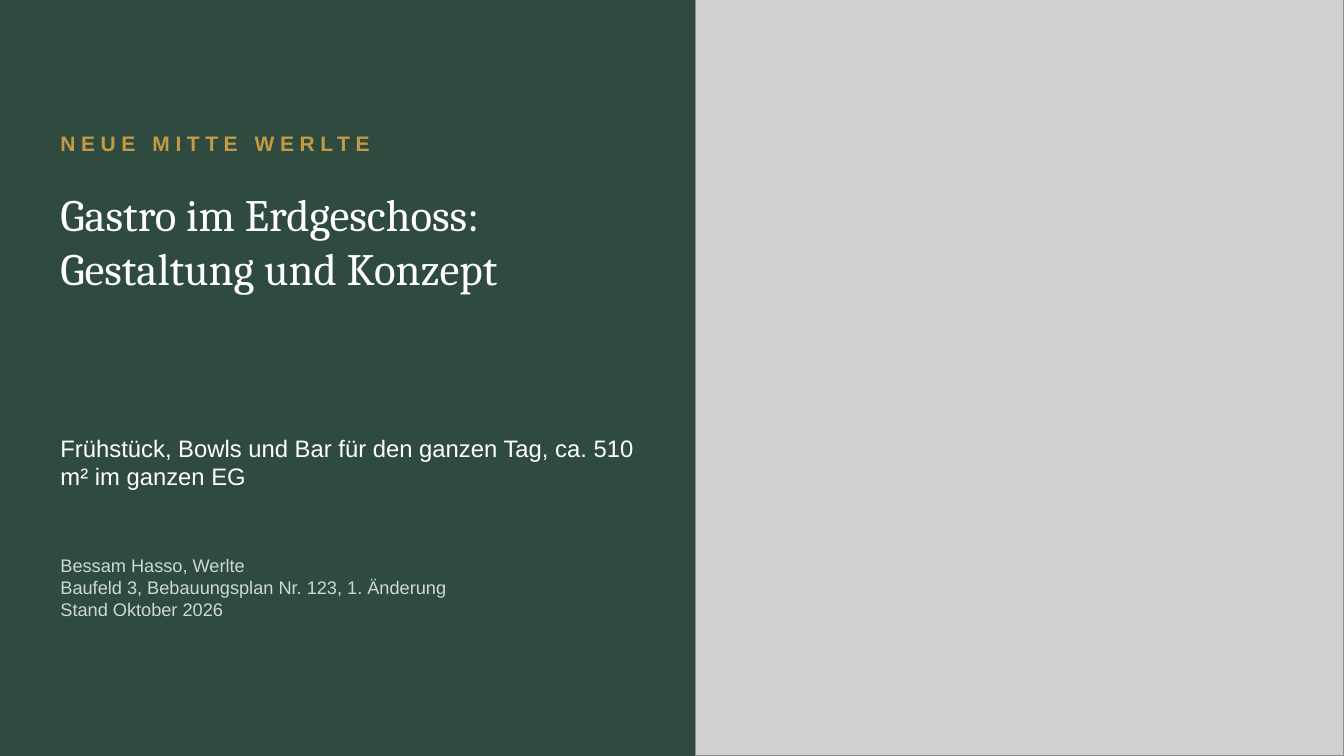
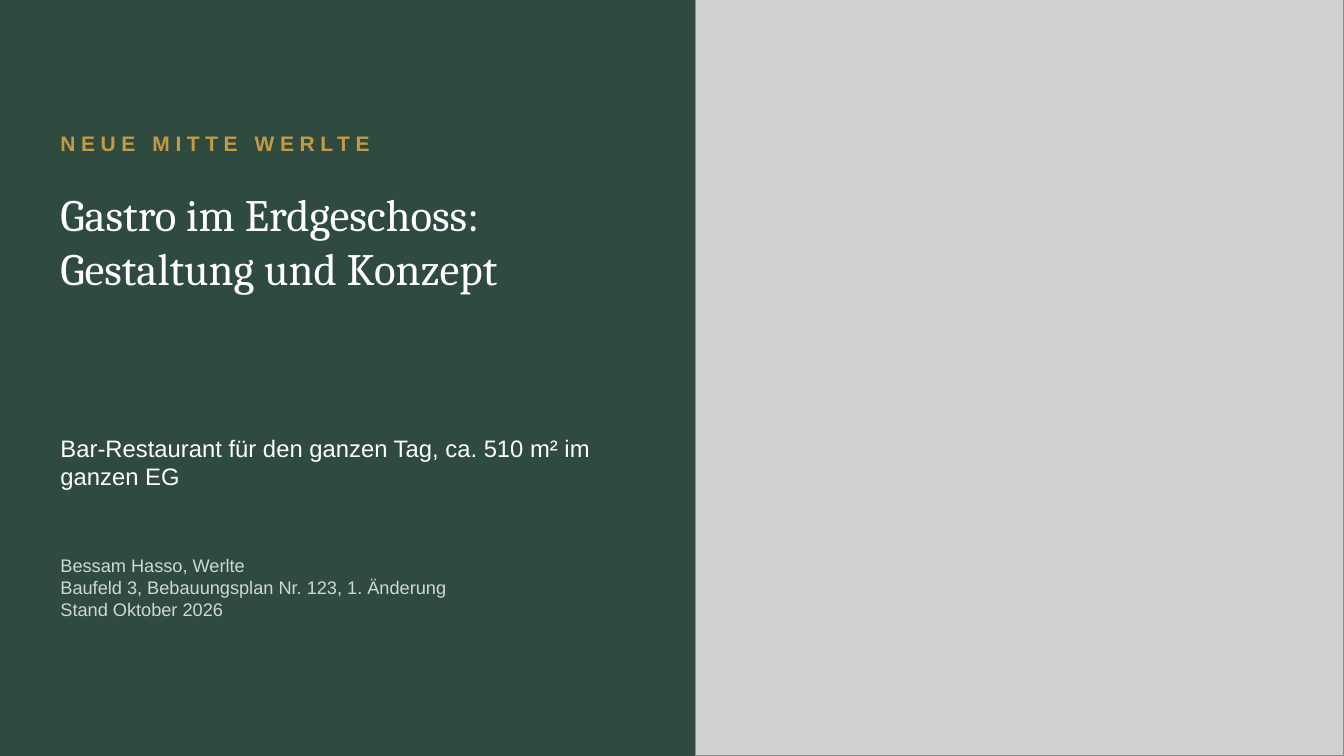
Before and after one commit to CartoonUsername/bau-projekt, a slide deck: slide 1 of praesentation/Neue-Mitte-Werlte_Baufeld3_Gastro-Konzept.pptx. Drawn at 1344x756 pixels with LibreOffice and Linux fonts; fonts in the diff are those of the drawing; grey boxes stand for pictures. Boxes give left, top, right and bottom in pixels: in the first picture for what was removed or moved away, otherwise in the second. Text is boxed around its words. In the diff, an @@ line names an element or a change of style, - is before the commit and + after.

```diff
--- a/praesentation/Neue-Mitte-Werlte_Baufeld3_Gastro-Konzept.pptx
+++ b/praesentation/Neue-Mitte-Werlte_Baufeld3_Gastro-Konzept.pptx
@@ text at (x1=60, y1=439, x2=589, y2=490): text changed @@
-Frühstück, Bowls und Bar für den ganzen Tag, ca. 510 m² im ganzen EG
+Bar-Restaurant für den ganzen Tag, ca. 510 m² im ganzen EG
```
Also in this commit, not shown: 12 other slides changed, 9 other files.
